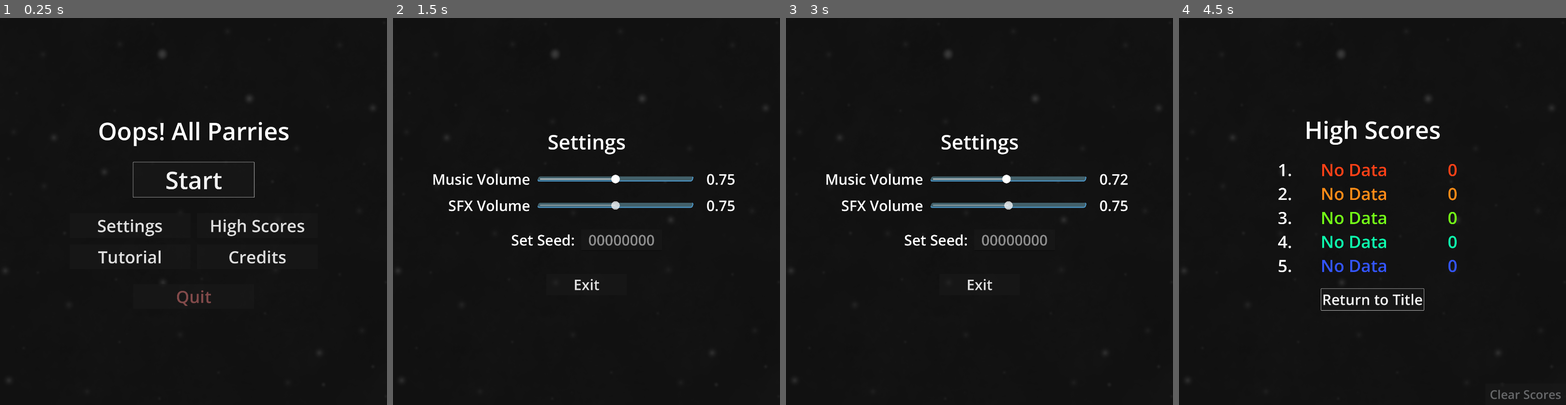
Above: before the commit, frames 1-4 (left to right).
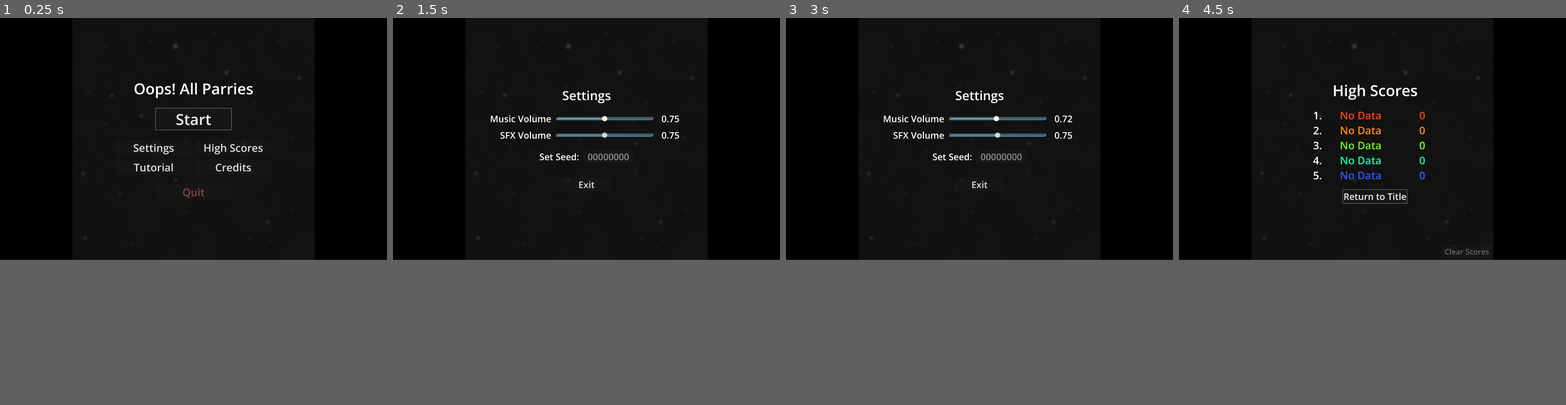
Above: after the commit, the same moments.

Repository: Restra9423/Jamfest-Spring-2026
Game: Godot game, scene res://UI/title.tscn
Two runs of this game, one before a commit and one after it. Both use one fixed random seed, a clock stepped at 60 frames per second and the inputs below.
Inputs (mouse positions are in pixels of both pictures, inside the frame that each line leads up to):
- Up to frame 1 (0.25 s): no input
- Up to frame 2 (1.5 s): click "Settings" at 0.5 s; tap Enter at 1.25 s; move the mouse to (671, 192) at 1.27 s; hold D (Right) from 1.28 s (still down); click (671, 192) at 1.35 s
- Up to frame 3 (3 s): tap Space at 2 s; move the mouse to (902, 230) at 2.02 s; release D (Right) at 2.03 s; hold Escape (Back) 2.03-2.78 s; tap Down (AimDown) at 2.1 s; click (902, 230) at 2.3 s; tap Enter at 2.75 s; move the mouse to (1018, 126) at 2.77 s; hold D (Right) from 2.78 s (still down); tap Left (AimLeft) at 2.85 s
- Up to frame 4 (4.5 s): click (1411, 126) at 3.05 s; tap Space at 3.5 s; move the mouse to (1353, 288) at 3.52 s; release D (Right) at 3.53 s; hold W (Up) 3.53-4.25 s; tap Right (AimRight) at 3.6 s; click (1353, 288) at 3.8 s; click "High Scores" at 4.25 s
In our replay, the window is 800x800 before the commit and 800x500 after it. These sizes can differ from the game's own. Grey fills any space a smaller window leaves; there, only what the larger window draws over its background counts as a difference.

The runs differ from the first frame. In frame 1, 3.5% of the frame differs, in the area x 1-100%, y 1-94%; in frame 2, 4.0%; in frame 3, 4.0%; in frame 4, 3.9%.

Commit message:
UI Update
- project resolution is now set to 3072 x 1920; strange resolution is to maintain aspect ratio without changing window height (which would be a massive pain in many scenes).
- there are black bars on each side of the background, and each scene's ui has been adjusted to fit accordingly.
- in-game ui has been moved off of the game window and to the sides; these most likely don't fit well *in this push* since i made changes but wanted them to be a separate push so they could be easily reverted.

Diff:
--- a/Levels/world_scene.tscn
+++ b/Levels/world_scene.tscn
@@ -5,18 +5,30 @@
 [ext_resource type="PackedScene" uid="uid://djiitpxgsp02t" path="res://Prefabs/PatternSpawner.tscn" id="2_47q4h"]
 [ext_resource type="PackedScene" uid="uid://0mc2t6s8cp4d" path="res://Prefabs/LevelBounds.tscn" id="3_fcaoe"]
 [ext_resource type="PackedScene" uid="uid://dx1wp8ft46jae" path="res://Prefabs/UI & UX/ScoreManager.tscn" id="3_gajq0"]
-[ext_resource type="Texture2D" uid="uid://3pn0sh3mbpie" path="res://Art/Background.png" id="4_iyqwk"]
 [ext_resource type="Texture2D" uid="uid://dabyphwt5u71h" path="res://Art/EvilRedWall.png" id="5_adrbb"]
 [ext_resource type="Shader" uid="uid://cmbmwj71tcgdj" path="res://Art/Shaders/valueShift.gdshader" id="5_d1005"]
 [ext_resource type="Texture2D" uid="uid://cplw44st4q4vj" path="res://Art/HeathBar2.png" id="6_42d7d"]
 [ext_resource type="Texture2D" uid="uid://hjvphaxd5iyy" path="res://Art/HeathBar3.png" id="7_fcaoe"]
 [ext_resource type="PackedScene" uid="uid://sko4g3jqxl4l" path="res://Prefabs/UI & UX/LevelProgressBar.tscn" id="8_6oujl"]
 [ext_resource type="Texture2D" uid="uid://b4bcn08hdr3ho" path="res://Art/HeathBar1.png" id="8_syw1v"]
+[ext_resource type="PackedScene" uid="uid://baytbonh4mcii" path="res://UI/background.tscn" id="9_6oujl"]
 [ext_resource type="PackedScene" uid="uid://bl5wfjm3n1uv5" path="res://UI/pause.tscn" id="11_adrbb"]
 
 [sub_resource type="ShaderMaterial" id="ShaderMaterial_6oujl"]
 shader = ExtResource("5_d1005")
 shader_parameter/value_shift = 0.0
+
+[sub_resource type="ShaderMaterial" id="ShaderMaterial_eewp0"]
+shader = ExtResource("5_d1005")
+shader_parameter/value_shift = 1.0
+
+[sub_resource type="ShaderMaterial" id="ShaderMaterial_y418r"]
+shader = ExtResource("5_d1005")
+shader_parameter/value_shift = 1.0
+
+[sub_resource type="ShaderMaterial" id="ShaderMaterial_ngvrl"]
+shader = ExtResource("5_d1005")
+shader_parameter/value_shift = 1.0
 
 [node name="WorldScene" type="Node2D" unique_id=1086633574 node_paths=PackedStringArray("levelProgressBar")]
 script = ExtResource("1_fcaoe")
@@ -43,39 +55,50 @@
 texture = ExtResource("5_adrbb")
 
 [node name="ScoreManager" parent="." unique_id=791273218 node_paths=PackedStringArray("levelProgressBar") instance=ExtResource("3_gajq0")]
-z_index = 2
-offset_left = -960.0
-offset_top = -960.0
-offset_right = -515.0
-offset_bottom = -685.0
+z_index = 6
+offset_left = -1430.0
+offset_top = -500.0
+offset_right = -1130.0
+offset_bottom = -50.0
+scale = Vector2(1.25, 1.25)
 levelProgressBar = NodePath("../LevelProgressBar")
 
 [node name="LevelProgressBar" parent="." unique_id=1213569923 instance=ExtResource("8_6oujl")]
+z_index = 6
 anchors_preset = 5
 anchor_left = 0.5
 anchor_right = 0.5
 anchor_bottom = 0.0
-offset_top = -950.0
-offset_bottom = -950.0
+offset_left = 1245.0
+offset_top = 24.0
+offset_right = 1245.0
+offset_bottom = 24.0
 grow_vertical = 1
 
-[node name="Background" type="Sprite2D" parent="." unique_id=203242074]
-z_index = -5
-texture = ExtResource("4_iyqwk")
+[node name="Background" parent="." unique_id=1234250048 instance=ExtResource("9_6oujl")]
 
 [node name="HeathBar3" type="Sprite2D" parent="." unique_id=1316957443]
-position = Vector2(-794, 832)
-scale = Vector2(0.099999994, 0.099999994)
+z_index = 6
+material = SubResource("ShaderMaterial_eewp0")
+position = Vector2(-1240.9003, 462.12585)
+rotation = 3.1415927
+scale = Vector2(0.14542128, 0.12609094)
 texture = ExtResource("7_fcaoe")
 
 [node name="HeathBar2" type="Sprite2D" parent="." unique_id=1423403472]
-position = Vector2(-794, 832)
-scale = Vector2(0.1, 0.1)
+z_index = 6
+material = SubResource("ShaderMaterial_y418r")
+position = Vector2(-1240.9003, 462.12595)
+rotation = 3.1415927
+scale = Vector2(0.1454213, 0.12609093)
 texture = ExtResource("6_42d7d")
 
 [node name="HeathBar1" type="Sprite2D" parent="." unique_id=2044029295]
-position = Vector2(-794, 832)
-scale = Vector2(0.1, 0.1)
+z_index = 6
+material = SubResource("ShaderMaterial_ngvrl")
+position = Vector2(-1240.9003, 462.12595)
+rotation = 3.1415927
+scale = Vector2(0.1454213, 0.12609093)
 texture = ExtResource("8_syw1v")
 
 [node name="Pause" parent="." unique_id=1244986732 instance=ExtResource("11_adrbb")]
--- /dev/null
+++ b/UI/background.tscn
@@ -0,0 +1,25 @@
+[gd_scene format=3 uid="uid://baytbonh4mcii"]
+
+[ext_resource type="Texture2D" uid="uid://3pn0sh3mbpie" path="res://Art/Background.png" id="1_ns7dc"]
+[ext_resource type="Texture2D" uid="uid://bshfvwq4ehk6u" path="res://Art/placeeholderParry.png" id="2_cbj22"]
+
+[node name="Background" type="Node2D" unique_id=1234250048]
+
+[node name="Background" type="Sprite2D" parent="." unique_id=1524169382]
+z_index = -5
+scale = Vector2(0.94, 0.94)
+texture = ExtResource("1_ns7dc")
+
+[node name="Sprite2D" type="Sprite2D" parent="." unique_id=1740827276]
+modulate = Color(0, 0, 0, 1)
+z_index = 5
+position = Vector2(-1250, 0)
+scale = Vector2(0.9, 3.2)
+texture = ExtResource("2_cbj22")
+
+[node name="Sprite2D2" type="Sprite2D" parent="." unique_id=866116340]
+modulate = Color(0, 0, 0, 1)
+z_index = 5
+position = Vector2(1250, 0)
+scale = Vector2(0.9, 3.2)
+texture = ExtResource("2_cbj22")
--- a/UI/credits.tscn
+++ b/UI/credits.tscn
@@ -2,24 +2,38 @@
 
 [ext_resource type="Theme" uid="uid://b0t0wqywuh78x" path="res://UI/ui_theme.tres" id="1_ng644"]
 [ext_resource type="Script" uid="uid://cnews4yryjkpt" path="res://UI/credits.gd" id="2_uuuvy"]
-[ext_resource type="Texture2D" uid="uid://3pn0sh3mbpie" path="res://Art/Background.png" id="3_kk2ga"]
+[ext_resource type="PackedScene" uid="uid://baytbonh4mcii" path="res://UI/background.tscn" id="3_kk2ga"]
 
 [node name="Credits" type="Control" unique_id=564746374]
 layout_mode = 3
-anchors_preset = 15
-anchor_right = 1.0
-anchor_bottom = 1.0
+anchors_preset = 8
+anchor_left = 0.5
+anchor_top = 0.5
+anchor_right = 0.5
+anchor_bottom = 0.5
+offset_left = -1536.0
+offset_top = -960.0
+offset_right = -1536.0
+offset_bottom = -960.0
 grow_horizontal = 2
 grow_vertical = 2
 theme = ExtResource("1_ng644")
 script = ExtResource("2_uuuvy")
 
 [node name="VBoxContainer" type="VBoxContainer" parent="." unique_id=603949463]
-layout_mode = 0
-offset_left = 96.0
-offset_top = 96.0
-offset_right = 1292.0
-offset_bottom = 596.0
+layout_mode = 1
+anchors_preset = 8
+anchor_left = 0.5
+anchor_top = 0.5
+anchor_right = 0.5
+anchor_bottom = 0.5
+offset_left = -864.0
+offset_top = -848.0
+offset_right = 864.0
+offset_bottom = 848.0
+grow_horizontal = 2
+grow_vertical = 2
+alignment = 1
 
 [node name="Label" type="Label" parent="VBoxContainer" unique_id=273996225]
 layout_mode = 2
@@ -44,7 +58,7 @@
 
 [node name="role" type="Label" parent="VBoxContainer/Jonathan" unique_id=221395028]
 layout_mode = 2
-text = "Programmer"
+text = "Lead Programmer"
 
 [node name="Jordan" type="HBoxContainer" parent="VBoxContainer" unique_id=1871781349]
 layout_mode = 2
@@ -174,21 +188,25 @@
 
 [node name="backButton" type="Button" parent="VBoxContainer" unique_id=57105475 groups=["UI Buttons"]]
 layout_mode = 2
-size_flags_horizontal = 0
+size_flags_horizontal = 4
 text = "Back To Title"
 icon_alignment = 1
 
 [node name="BoxContainer" type="BoxContainer" parent="." unique_id=581658310]
-layout_mode = 0
-offset_left = 552.5
-offset_top = 702.0
-offset_right = 592.5
-offset_bottom = 742.0
-alignment = 1
-
-[node name="Background" type="Sprite2D" parent="BoxContainer" unique_id=49087058]
-z_index = -5
-position = Vector2(404.5, 260)
-texture = ExtResource("3_kk2ga")
+layout_mode = 1
+anchors_preset = 8
+anchor_left = 0.5
+anchor_top = 0.5
+anchor_right = 0.5
+anchor_bottom = 0.5
+offset_right = 40.0
+offset_bottom = 40.0
+grow_horizontal = 2
+grow_vertical = 2
+alignment = 1
+
+[node name="Camera2D" type="Camera2D" parent="BoxContainer" unique_id=1020529013 groups=["Camera"]]
+
+[node name="Background" parent="BoxContainer" unique_id=1234250048 instance=ExtResource("3_kk2ga")]
 
 [connection signal="pressed" from="VBoxContainer/backButton" to="." method="_on_back_button_pressed"]
--- a/UI/death.tscn
+++ b/UI/death.tscn
@@ -2,13 +2,19 @@
 
 [ext_resource type="Script" uid="uid://c2xpwkxwc8thq" path="res://UI/death.gd" id="1_gusc1"]
 [ext_resource type="Theme" uid="uid://b0t0wqywuh78x" path="res://UI/ui_theme.tres" id="1_mp3rd"]
-[ext_resource type="Texture2D" uid="uid://3pn0sh3mbpie" path="res://Art/Background.png" id="2_7yokq"]
+[ext_resource type="PackedScene" uid="uid://baytbonh4mcii" path="res://UI/background.tscn" id="3_7yokq"]
 
 [node name="Death" type="Control" unique_id=1424718591 node_paths=PackedStringArray("scoreDisplay", "seedDisplay")]
 layout_mode = 3
-anchors_preset = 15
-anchor_right = 1.0
-anchor_bottom = 1.0
+anchors_preset = 8
+anchor_left = 0.5
+anchor_top = 0.5
+anchor_right = 0.5
+anchor_bottom = 0.5
+offset_left = -1536.0
+offset_top = -960.0
+offset_right = -1536.0
+offset_bottom = -960.0
 grow_horizontal = 2
 grow_vertical = 2
 theme = ExtResource("1_mp3rd")
@@ -18,16 +24,13 @@
 
 [node name="BoxContainer" type="BoxContainer" parent="." unique_id=721731475]
 layout_mode = 0
-offset_left = 552.5
-offset_top = 702.0
-offset_right = 592.5
-offset_bottom = 742.0
+offset_right = 40.0
+offset_bottom = 40.0
 alignment = 1
 
-[node name="Background" type="Sprite2D" parent="BoxContainer" unique_id=303173296]
-z_index = -5
-position = Vector2(404.5, 260)
-texture = ExtResource("2_7yokq")
+[node name="Camera2D" type="Camera2D" parent="BoxContainer" unique_id=45408928 groups=["Camera"]]
+
+[node name="Background" parent="BoxContainer" unique_id=1234250048 instance=ExtResource("3_7yokq")]
 
 [node name="VBoxContainer" type="VBoxContainer" parent="." unique_id=1788521009]
 layout_mode = 1
--- a/UI/highScoreMenu.tscn
+++ b/UI/highScoreMenu.tscn
@@ -1,30 +1,42 @@
 [gd_scene format=3 uid="uid://byk74ejt08ukf"]
 
 [ext_resource type="Script" uid="uid://icdsq6cjk6dk" path="res://UI/highScoreMenu.gd" id="1_y4jqr"]
-[ext_resource type="Texture2D" uid="uid://3pn0sh3mbpie" path="res://Art/Background.png" id="2_bw6it"]
+[ext_resource type="PackedScene" uid="uid://baytbonh4mcii" path="res://UI/background.tscn" id="2_y4jqr"]
 [ext_resource type="PackedScene" uid="uid://cd3pan238lx2x" path="res://Prefabs/UI & UX/ScoreClearPopUp.tscn" id="3_citr7"]
 
 [node name="HighScores" type="Control" unique_id=112037327]
 layout_mode = 3
-anchors_preset = 15
-anchor_right = 1.0
-anchor_bottom = 1.0
+anchors_preset = 8
+anchor_left = 0.5
+anchor_top = 0.5
+anchor_right = 0.5
+anchor_bottom = 0.5
+offset_left = -1536.0
+offset_top = -960.0
+offset_right = -1536.0
+offset_bottom = -960.0
 grow_horizontal = 2
 grow_vertical = 2
 script = ExtResource("1_y4jqr")
 
 [node name="BoxContainer" type="BoxContainer" parent="." unique_id=605408794]
-layout_mode = 0
-offset_left = 552.5
-offset_top = 702.0
-offset_right = 592.5
-offset_bottom = 742.0
-alignment = 1
-
-[node name="Background" type="Sprite2D" parent="BoxContainer" unique_id=170580438]
-z_index = -5
-position = Vector2(404.5, 260)
-texture = ExtResource("2_bw6it")
+layout_mode = 1
+anchors_preset = 8
+anchor_left = 0.5
+anchor_top = 0.5
+anchor_right = 0.5
+anchor_bottom = 0.5
+offset_left = -20.0
+offset_top = -20.0
+offset_right = 20.0
+offset_bottom = 20.0
+grow_horizontal = 2
+grow_vertical = 2
+alignment = 1
+
+[node name="Camera2D" type="Camera2D" parent="BoxContainer" unique_id=204481820 groups=["Camera"]]
+
+[node name="Background" parent="BoxContainer" unique_id=1234250048 instance=ExtResource("2_y4jqr")]
 
 [node name="VBoxContainer" type="VBoxContainer" parent="." unique_id=585958508]
 layout_mode = 1
@@ -33,10 +45,10 @@
 anchor_top = 0.5
 anchor_right = 0.5
 anchor_bottom = 0.5
-offset_left = -273.0
-offset_top = -258.0
-offset_right = 273.0
-offset_bottom = 258.00195
+offset_left = -646.5
+offset_top = -489.5
+offset_right = 646.5
+offset_bottom = 489.5
 grow_horizontal = 2
 grow_vertical = 2
 
@@ -58,7 +70,7 @@
 [node name="First" type="Label" parent="VBoxContainer/FirstPlace" unique_id=762692970]
 layout_mode = 2
 theme_override_font_sizes/font_size = 84
-text = "        1."
+text = "      1."
 horizontal_alignment = 1
 vertical_alignment = 1
 
@@ -96,7 +108,7 @@
 [node name="Second" type="Label" parent="VBoxContainer/SecondPlace" unique_id=1709724603]
 layout_mode = 2
 theme_override_font_sizes/font_size = 84
-text = "        2."
+text = "      2."
 horizontal_alignment = 1
 vertical_alignment = 1
 
@@ -134,7 +146,7 @@
 [node name="Third" type="Label" parent="VBoxContainer/ThirdPlace" unique_id=200537810]
 layout_mode = 2
 theme_override_font_sizes/font_size = 84
-text = "        3."
+text = "      3."
 horizontal_alignment = 1
 vertical_alignment = 1
 
@@ -172,7 +184,7 @@
 [node name="Fourth" type="Label" parent="VBoxContainer/FourthPlace" unique_id=877858113]
 layout_mode = 2
 theme_override_font_sizes/font_size = 84
-text = "        4."
+text = "      4."
 horizontal_alignment = 1
 vertical_alignment = 1
 
@@ -210,7 +222,7 @@
 [node name="Fifth" type="Label" parent="VBoxContainer/FifthPlace" unique_id=721510763]
 layout_mode = 2
 theme_override_font_sizes/font_size = 84
-text = "        5."
+text = "      5."
 horizontal_alignment = 1
 vertical_alignment = 1
 
@@ -266,8 +278,10 @@
 anchor_top = 1.0
 anchor_right = 1.0
 anchor_bottom = 1.0
-offset_left = -400.0
-offset_top = -107.0
+offset_left = 530.0
+offset_top = 820.0
+offset_right = 930.0
+offset_bottom = 927.0
 grow_horizontal = 0
 grow_vertical = 0
 size_flags_horizontal = 4
@@ -284,6 +298,11 @@
 
 [node name="ScoreClearPopUp" parent="." unique_id=1076288941 instance=ExtResource("3_citr7")]
 layout_mode = 1
+anchors_preset = 8
+anchor_left = 0.5
+anchor_top = 0.5
+anchor_right = 0.5
+anchor_bottom = 0.5
 focus_next = NodePath("../clearButton")
 focus_previous = NodePath("../clearButton")
 
--- a/UI/highScoreUpdate.tscn
+++ b/UI/highScoreUpdate.tscn
@@ -1,29 +1,32 @@
 [gd_scene format=3 uid="uid://dl6kw0nsnqbwp"]
 
 [ext_resource type="Script" uid="uid://vfm7jtqyyu52" path="res://UI/highScoreUpdate.gd" id="1_p6f71"]
-[ext_resource type="Texture2D" uid="uid://3pn0sh3mbpie" path="res://Art/Background.png" id="2_plkq3"]
+[ext_resource type="PackedScene" uid="uid://baytbonh4mcii" path="res://UI/background.tscn" id="2_p6f71"]
 
 [node name="HighScores" type="Control" unique_id=112037327]
 layout_mode = 3
-anchors_preset = 15
-anchor_right = 1.0
-anchor_bottom = 1.0
+anchors_preset = 8
+anchor_left = 0.5
+anchor_top = 0.5
+anchor_right = 0.5
+anchor_bottom = 0.5
+offset_left = -1536.0
+offset_top = -960.0
+offset_right = -1536.0
+offset_bottom = -960.0
 grow_horizontal = 2
 grow_vertical = 2
 script = ExtResource("1_p6f71")
 
 [node name="BoxContainer" type="BoxContainer" parent="." unique_id=605408794]
 layout_mode = 0
-offset_left = 552.5
-offset_top = 702.0
-offset_right = 592.5
-offset_bottom = 742.0
-alignment = 1
-
-[node name="Background" type="Sprite2D" parent="BoxContainer" unique_id=170580438]
-z_index = -5
-position = Vector2(404.5, 260)
-texture = ExtResource("2_plkq3")
+offset_right = 40.0
+offset_bottom = 40.0
+alignment = 1
+
+[node name="Camera2D" type="Camera2D" parent="BoxContainer" unique_id=1018984887 groups=["Camera"]]
+
+[node name="Background" parent="BoxContainer" unique_id=1234250048 instance=ExtResource("2_p6f71")]
 
 [node name="VBoxContainer" type="VBoxContainer" parent="." unique_id=585958508]
 layout_mode = 1
--- a/UI/pause.tscn
+++ b/UI/pause.tscn
@@ -10,12 +10,14 @@
 
 [node name="ColorRect" type="ColorRect" parent="." unique_id=1163136803]
 layout_mode = 1
-anchors_preset = 15
-anchor_right = 1.0
-anchor_bottom = 1.0
-offset_left = -960.0
+anchors_preset = 8
+anchor_left = 0.5
+anchor_top = 0.5
+anchor_right = 0.5
+anchor_bottom = 0.5
+offset_left = -962.0
 offset_top = -960.0
-offset_right = 960.0
+offset_right = 962.0
 offset_bottom = 960.0
 grow_horizontal = 2
 grow_vertical = 2
--- a/UI/settings.tscn
+++ b/UI/settings.tscn
@@ -1,14 +1,16 @@
 [gd_scene format=3 uid="uid://s00aa6qupyj0"]
 
 [ext_resource type="Script" uid="uid://bihiap0lw5x8f" path="res://UI/settings.gd" id="1_7iqql"]
-[ext_resource type="Texture2D" uid="uid://3pn0sh3mbpie" path="res://Art/Background.png" id="2_wgjsl"]
 [ext_resource type="Theme" uid="uid://b0t0wqywuh78x" path="res://UI/ui_theme.tres" id="3_hnc8t"]
+[ext_resource type="PackedScene" uid="uid://baytbonh4mcii" path="res://UI/background.tscn" id="3_wgjsl"]
 
 [node name="Settings" type="Control" unique_id=1857315905]
 layout_mode = 3
 anchors_preset = 15
 anchor_right = 1.0
 anchor_bottom = 1.0
+offset_right = -3072.0
+offset_bottom = -1920.0
 grow_horizontal = 2
 grow_vertical = 2
 theme = ExtResource("3_hnc8t")
@@ -16,16 +18,13 @@
 
 [node name="BoxContainer" type="BoxContainer" parent="." unique_id=921754710]
 layout_mode = 0
-offset_left = 552.5
-offset_top = 702.0
-offset_right = 592.5
-offset_bottom = 742.0
+offset_right = 40.0
+offset_bottom = 40.0
 alignment = 1
 
-[node name="Background" type="Sprite2D" parent="BoxContainer" unique_id=257676139]
-z_index = -5
-position = Vector2(404.5, 260)
-texture = ExtResource("2_wgjsl")
+[node name="Camera2D" type="Camera2D" parent="BoxContainer" unique_id=1388727152 groups=["Camera"]]
+
+[node name="Background" parent="BoxContainer" unique_id=1234250048 instance=ExtResource("3_wgjsl")]
 
 [node name="VBoxContainer" type="VBoxContainer" parent="." unique_id=756642348]
 layout_mode = 1
--- a/UI/title.tscn
+++ b/UI/title.tscn
@@ -2,32 +2,28 @@
 
 [ext_resource type="Theme" uid="uid://b0t0wqywuh78x" path="res://UI/ui_theme.tres" id="1_2itqh"]
 [ext_resource type="Script" uid="uid://djusunur2dvlt" path="res://UI/title.gd" id="2_pa5mj"]
-[ext_resource type="Texture2D" uid="uid://3pn0sh3mbpie" path="res://Art/Background.png" id="3_jgd3k"]
+[ext_resource type="PackedScene" uid="uid://baytbonh4mcii" path="res://UI/background.tscn" id="3_jgd3k"]
 
 [node name="TitleScreen" type="Control" unique_id=966666377]
 layout_mode = 3
-anchors_preset = 15
-anchor_right = 1.0
-anchor_bottom = 1.0
-offset_left = 1.0
-offset_right = 1.0
-grow_horizontal = 2
-grow_vertical = 2
+anchors_preset = 0
 theme = ExtResource("1_2itqh")
 script = ExtResource("2_pa5mj")
 
 [node name="BoxContainer" type="BoxContainer" parent="." unique_id=1933558376]
-layout_mode = 0
-offset_left = 552.5
-offset_top = 702.0
-offset_right = 592.5
-offset_bottom = 742.0
+layout_mode = 1
+anchors_preset = 8
+anchor_left = 0.5
+anchor_top = 0.5
+anchor_right = 0.5
+anchor_bottom = 0.5
+grow_horizontal = 2
+grow_vertical = 2
 alignment = 1
 
-[node name="Background" type="Sprite2D" parent="BoxContainer" unique_id=2055333984]
-z_index = -5
-position = Vector2(404.5, 260)
-texture = ExtResource("3_jgd3k")
+[node name="Camera2D" type="Camera2D" parent="BoxContainer" unique_id=1857288321 groups=["Camera"]]
+
+[node name="Background" parent="BoxContainer" unique_id=1234250048 instance=ExtResource("3_jgd3k")]
 
 [node name="VBoxContainer" type="VBoxContainer" parent="." unique_id=2028029127]
 layout_mode = 1
--- a/UI/tutorial.tscn
+++ b/UI/tutorial.tscn
@@ -2,28 +2,41 @@
 
 [ext_resource type="Theme" uid="uid://b0t0wqywuh78x" path="res://UI/ui_theme.tres" id="1_c6il8"]
 [ext_resource type="Script" uid="uid://ddgh6raemyk5r" path="res://UI/tutorial.gd" id="2_7m0sj"]
-[ext_resource type="Texture2D" uid="uid://3pn0sh3mbpie" path="res://Art/Background.png" id="3_nsmic"]
 [ext_resource type="Texture2D" uid="uid://nqgc21jyfpj" path="res://Art/SpiritStill.png" id="3_sdy2q"]
 [ext_resource type="Texture2D" uid="uid://cv05qqpjql5dn" path="res://Art/WhiteShield.png" id="4_m8qsh"]
 [ext_resource type="Texture2D" uid="uid://bfc25hpcobgil" path="res://Art/OrangeShield.png" id="5_yfxfi"]
 [ext_resource type="Texture2D" uid="uid://d18gwi35244a7" path="res://Art/PurpleShield.png" id="6_oe8iu"]
+[ext_resource type="PackedScene" uid="uid://baytbonh4mcii" path="res://UI/background.tscn" id="7_m8qsh"]
 
 [node name="Tutorial" type="Control" unique_id=564746374]
 layout_mode = 3
-anchors_preset = 15
-anchor_right = 1.0
-anchor_bottom = 1.0
+anchors_preset = 8
+anchor_left = 0.5
+anchor_top = 0.5
+anchor_right = 0.5
+anchor_bottom = 0.5
+offset_left = -1536.0
+offset_top = -960.0
+offset_right = -1536.0
+offset_bottom = -960.0
 grow_horizontal = 2
 grow_vertical = 2
 theme = ExtResource("1_c6il8")
 script = ExtResource("2_7m0sj")
 
 [node name="VBoxContainer" type="VBoxContainer" parent="." unique_id=603949463]
-layout_mode = 0
-offset_left = 100.0
-offset_top = 100.0
-offset_right = 1820.0
-offset_bottom = 600.0
+layout_mode = 1
+anchors_preset = 8
+anchor_left = 0.5
+anchor_top = 0.5
+anchor_right = 0.5
+anchor_bottom = 0.5
+offset_left = -876.0
+offset_top = -865.5
+offset_right = 876.0
+offset_bottom = 865.5
+grow_horizontal = 2
+grow_vertical = 2
 
 [node name="Label" type="Label" parent="VBoxContainer" unique_id=273996225]
 layout_mode = 2
@@ -161,16 +174,13 @@
 
 [node name="BoxContainer" type="BoxContainer" parent="." unique_id=581658310]
 layout_mode = 0
-offset_left = 552.5
-offset_top = 702.0
-offset_right = 592.5
-offset_bottom = 742.0
+offset_right = 40.0
+offset_bottom = 40.0
 alignment = 1
 
-[node name="Background" type="Sprite2D" parent="BoxContainer" unique_id=49087058]
-z_index = -5
-position = Vector2(404.5, 260)
-texture = ExtResource("3_nsmic")
+[node name="Camera2D" type="Camera2D" parent="BoxContainer" unique_id=1077987325 groups=["Camera"]]
+
+[node name="Background" parent="BoxContainer" unique_id=1234250048 instance=ExtResource("7_m8qsh")]
 
 [connection signal="pressed" from="VBoxContainer/HBoxContainer2/backButton" to="." method="_on_back_button_pressed"]
 [connection signal="pressed" from="VBoxContainer/HBoxContainer2/nextButton" to="." method="_on_next_button_pressed"]
--- a/UI/tutorial_2.tscn
+++ b/UI/tutorial_2.tscn
@@ -7,26 +7,41 @@
 [ext_resource type="Texture2D" uid="uid://cl2cwxkrukrj8" path="res://Art/Bullets/BlueDeltaBullet.png" id="5_6fscg"]
 [ext_resource type="Texture2D" uid="uid://bwo6llr5ierqd" path="res://Art/Bullets/LightBlueDeltaBullet.png" id="6_s06nb"]
 [ext_resource type="Texture2D" uid="uid://bom045j3d75vv" path="res://Art/Bullets/WhiteRectangleBullet.png" id="7_fsoem"]
-[ext_resource type="Texture2D" uid="uid://3pn0sh3mbpie" path="res://Art/Background.png" id="7_wd0mq"]
 [ext_resource type="Texture2D" uid="uid://c72y8yu1y6n6q" path="res://Art/Bullets/PinkMineBullet.png" id="8_3tvpc"]
 [ext_resource type="Texture2D" uid="uid://c7fjex3cqye48" path="res://Art/Bullets/PurpleBombBullet.png" id="9_qlhs3"]
+[ext_resource type="PackedScene" uid="uid://baytbonh4mcii" path="res://UI/background.tscn" id="10_qlhs3"]
 
 [node name="Tutorial2" type="Control" unique_id=564746374]
 layout_mode = 3
-anchors_preset = 15
-anchor_right = 1.0
-anchor_bottom = 1.0
+anchors_preset = 8
+anchor_left = 0.5
+anchor_top = 0.5
+anchor_right = 0.5
+anchor_bottom = 0.5
+offset_left = -1536.0
+offset_top = -960.0
+offset_right = -1536.0
+offset_bottom = -960.0
 grow_horizontal = 2
 grow_vertical = 2
 theme = ExtResource("1_s06nb")
 script = ExtResource("2_s06nb")
 
 [node name="VBoxContainer" type="VBoxContainer" parent="." unique_id=603949463]
-layout_mode = 0
-offset_left = 100.0
-offset_top = 100.0
-offset_right = 1820.0
-offset_bottom = 600.0
+layout_mode = 1
+anchors_preset = 8
+anchor_left = 0.5
+anchor_top = 0.5
+anchor_right = 0.5
+anchor_bottom = 0.5
+offset_left = -876.0
+offset_top = -839.0
+offset_right = 876.0
+offset_bottom = 839.0
+grow_horizontal = 2
+grow_vertical = 2
+theme_override_constants/separation = 46
+alignment = 1
 
 [node name="Label" type="Label" parent="VBoxContainer" unique_id=273996225]
 layout_mode = 2
@@ -219,7 +234,7 @@
 custom_minimum_size = Vector2(860, 0)
 layout_mode = 2
 theme_override_font_sizes/font_size = 40
-text = "A bullet that explodes into many smaller bullets after a countdown. Can be parried, but will still explode if it remains on-screen when its timer runs out."
+text = "A bullet that explodes into many smaller bullets after a countdown. Can be parried, but will still explode unless it is off-screen when its timer runs out."
 autowrap_mode = 3
 
 [node name="HBoxContainer2" type="HBoxContainer" parent="VBoxContainer" unique_id=659838609]
@@ -244,16 +259,13 @@
 
 [node name="BoxContainer" type="BoxContainer" parent="." unique_id=581658310]
 layout_mode = 0
-offset_left = 552.5
-offset_top = 702.0
-offset_right = 592.5
-offset_bottom = 742.0
+offset_right = 40.0
+offset_bottom = 40.0
 alignment = 1
 
-[node name="Background" type="Sprite2D" parent="BoxContainer" unique_id=49087058]
-z_index = -5
-position = Vector2(404.5, 260)
-texture = ExtResource("7_wd0mq")
+[node name="Camera2D" type="Camera2D" parent="BoxContainer" unique_id=450226891 groups=["Camera"]]
+
+[node name="Background" parent="BoxContainer" unique_id=1234250048 instance=ExtResource("10_qlhs3")]
 
 [connection signal="pressed" from="VBoxContainer/HBoxContainer2/previousButton" to="." method="_on_previous_button_pressed"]
 [connection signal="pressed" from="VBoxContainer/HBoxContainer2/backButton" to="." method="_on_back_button_pressed"]
--- a/project.godot
+++ b/project.godot
@@ -15,7 +15,7 @@
 [application]
 
 config/name="Oops! All Parries"
-config/version="1.2"
+config/version="1.5"
 run/main_scene="uid://jkbycmyymtjq"
 config/features=PackedStringArray("4.6", "GL Compatibility")
 config/icon="uid://nqgc21jyfpj"
@@ -33,7 +33,7 @@
 
 [display]
 
-window/size/viewport_width=1920
+window/size/viewport_width=3072
 window/size/viewport_height=1920
 window/size/mode=4
 window/stretch/mode="viewport"
